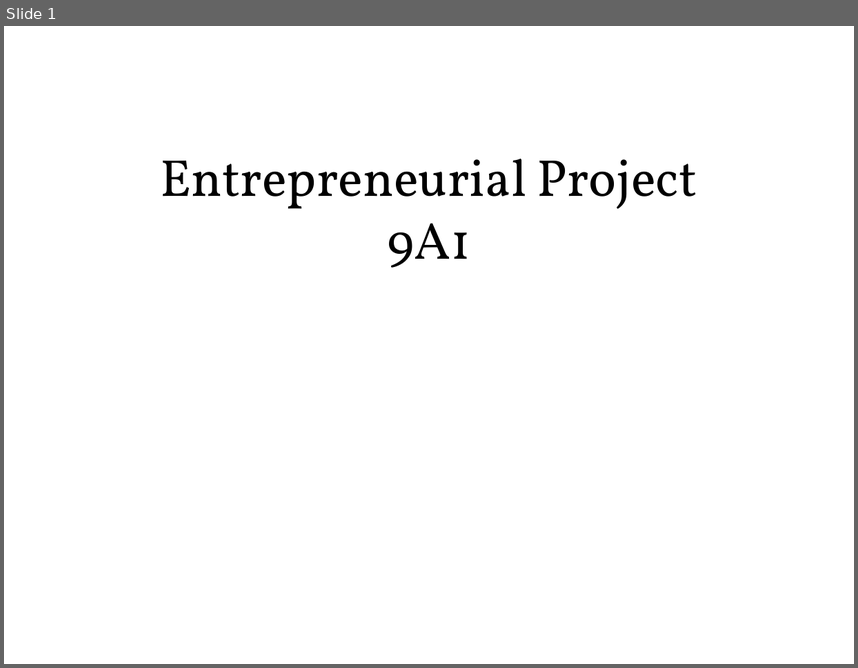
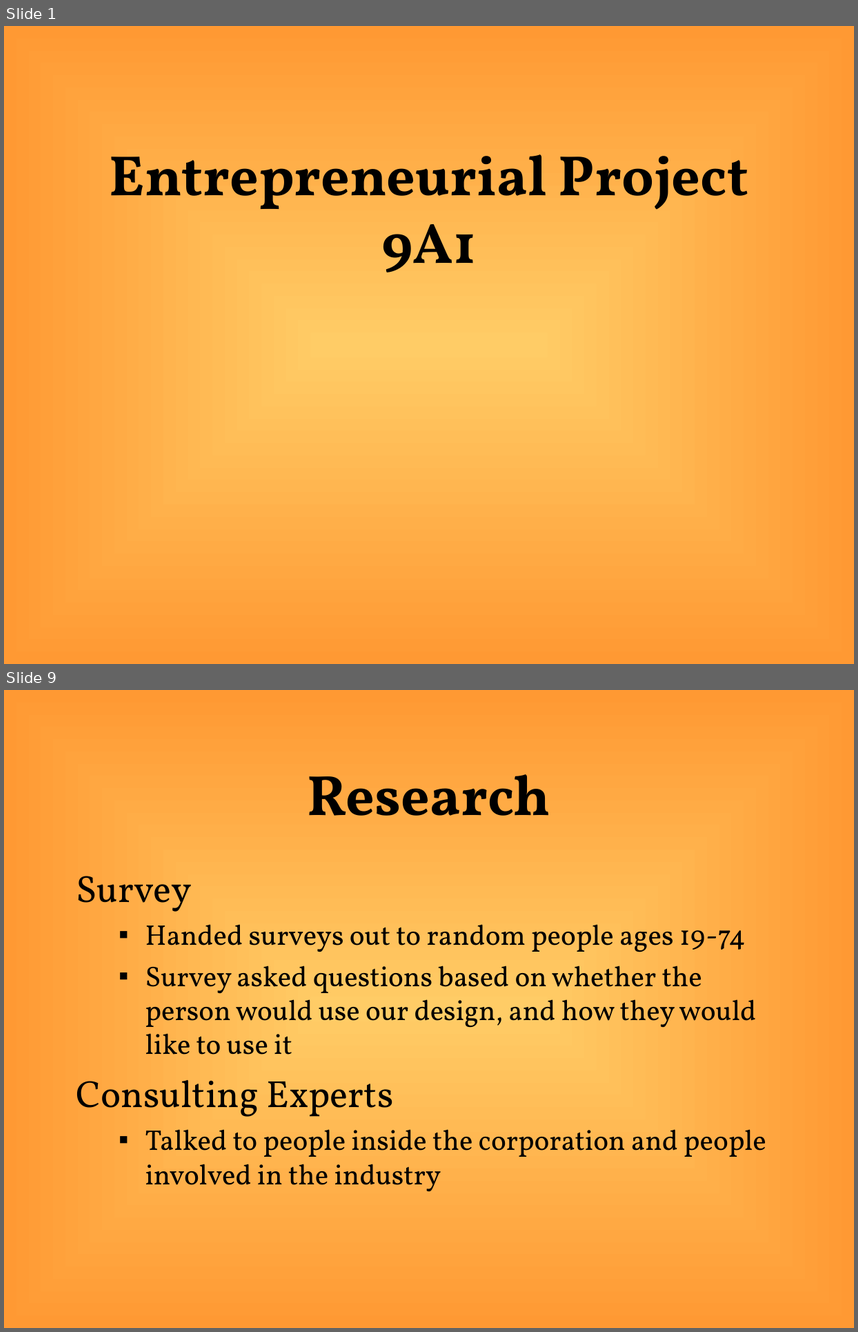
Before and after one commit to jliem/ninea1, a slide deck: doc/s1/Presentation-SeniorDesign.ppt. Shown one above the other, each under a label of ours: slide 1 before the commit, slides 1 and 9 after it; the slides between them are not shown. The pictures are 858x668 and 858x1332 pixels, drawn with LibreOffice and Linux fonts; fonts in the diff are those of the drawing. Boxes give left, top, right and bottom in pixels: in the first picture for what was removed or moved away, otherwise in the second. Text is boxed around its words. In the diff, an @@ line names an element or a change of style, - is before the commit and + after.

```diff
--- a/doc/s1/Presentation-SeniorDesign.ppt
+++ b/doc/s1/Presentation-SeniorDesign.ppt
@@ slide 9 added at box(4, 690, 854, 1328), background gradient #FFCC66 to #FF9933 @@
@@ title added at box(308, 774, 550, 816), 48 pt, text #000000, bold @@
+Research
@@ text added at box(76, 876, 766, 1192), 24 pt, text #000000 @@
+Survey
+  ▪ Handed surveys out to random people ages 19-74
+  ▪ Survey asked questions based on whether the person would use our design, and how they would like to use it
+Consulting Experts
+  ▪ Talked to people inside the corporation and people involved in the industry
@@ slide 1 changed as well @@
@@ background #FFFFFF to gradient #FFCC66 to #FF9933 @@
@@ title "Entrepreneurial Project 9A1" at box(110, 154, 749, 272): size 44 to 48 pt, bold on @@
```
Also in this commit, not shown: 12 other slides added.
